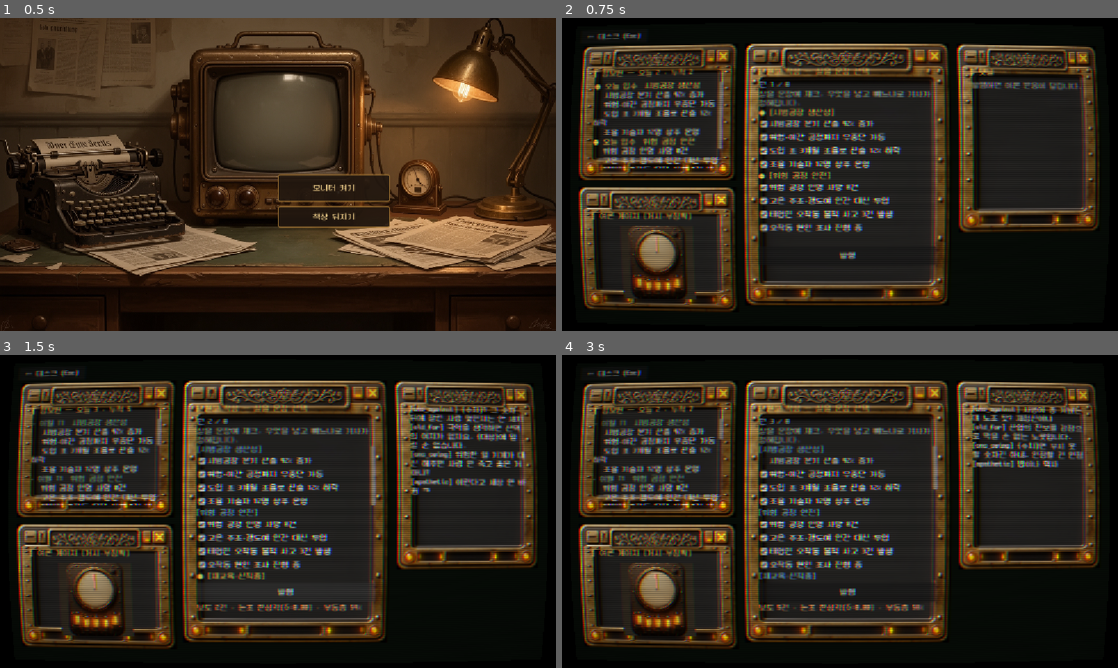
Above: before the commit, frames 1-4 (two rows, left to right).
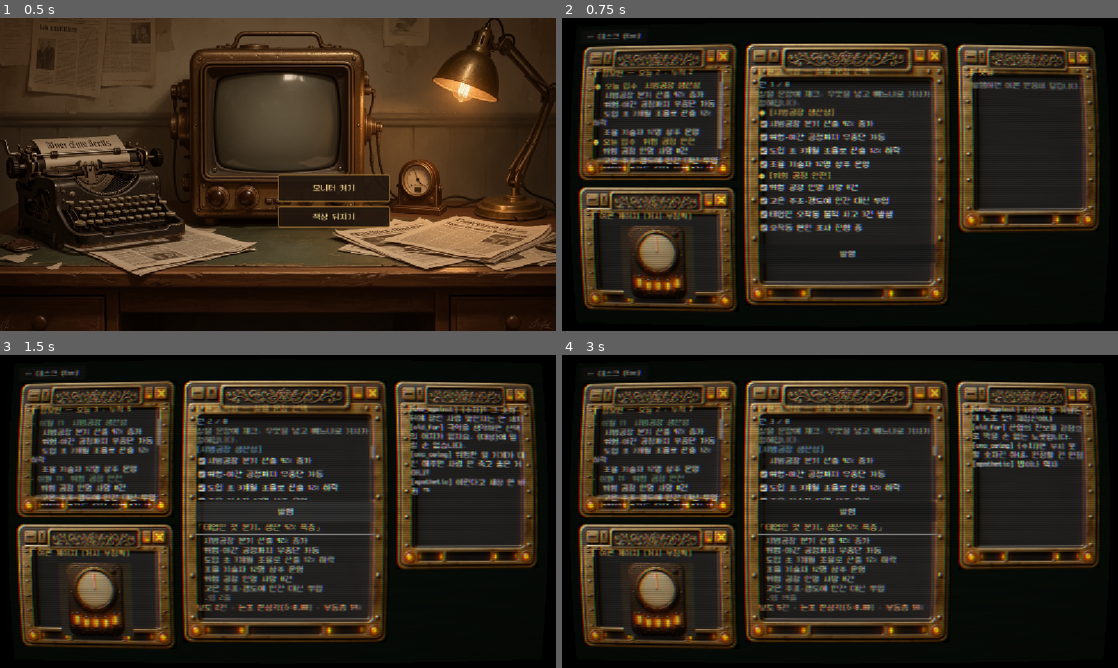
Above: after the commit, the same moments.

Repository: JiwonKim-kr/artificer-pipeline
Game: Godot game, scene res://scenes/main.tscn
Two runs of this game, one before a commit and one after it. Both use one fixed random seed, a clock stepped at 60 frames per second and the inputs below.
Inputs:
- Up to frame 1 (0.5 s): no input
- Up to frame 2 (0.75 s): click "모니터 켜기" at 0.5 s
- Up to frame 3 (1.5 s): click "발행" at 1.25 s
- Up to frame 4 (3 s): click "발행" at 2 s; click "시범공장 분기 산출 42% 증가" at 2.75 s

Frame 1 is identical in both runs. In frame 2, less than 0.1% of the frame differs, in the area x 35-68%, y 72-79%; in frame 3, 4.4%; in frame 4, 4.4%, in the area x 35-68%, y 32-79%.

Commit message:
[play build] P2 기사 렌더 — 발행 시 헤드라인 + 본문 카드
발행 결과를 상태줄 한 줄에서 기사 카드로 승격: 「헤드라인」 + 본문 5~6줄.
헤드라인 = 첫 보도 fact 의 headlines[논조](찬성각/중립/반대각, 데이터에 이미 존재).
본문 = 플레이어가 실은 블록 텍스트(등장 순서, 초과분 …외 N줄). 미보도면 안내 문구.
논조·δ·부동층 수치는 카드 하단 footer 로 유지. src/ui/main.gd만 수정, 창 배치 불변.
parity/turn/smoke PASS.

Co-Authored-By: Claude Opus 4.8 <noreply@anthropic.com>

Diff:
--- a/src/ui/main.gd
+++ b/src/ui/main.gd
@@ -50,6 +50,7 @@
 var _f16_shown: bool = false
 var _informant_body: VBoxContainer  # 정보원 패널 스크롤 본문(턴별 갱신 대상)
 var _informant_title: Label         # 정보원 패널 타이틀(오늘/누적 카운트 표시)
+var _article_box: VBoxContainer     # 발행 기사 카드(헤드라인+본문)
 
 func _ready() -> void:
 	set_anchors_and_offsets_preset(Control.PRESET_FULL_RECT)
@@ -340,6 +341,10 @@
 	vb.add_child(pub)
 	_pub_button = pub
 
+	# 기사 카드: 발행하면 헤드라인 + 본문(포함 블록)이 조립돼 뜬다(_render_article).
+	_article_box = VBoxContainer.new()
+	vb.add_child(_article_box)
+
 	_status_label = Label.new()
 	_status_label.add_theme_color_override("font_color", Color(1.0, 0.7, 0.5))
 	_status_label.autowrap_mode = TextServer.AUTOWRAP_WORD_SMART
@@ -440,9 +445,11 @@
 # ---------- 발행 ----------
 func _on_publish() -> void:
 	var included: Array = []
+	var included_texts: Array = []
 	for entry in _block_checks:
 		if (entry["cb"] as CheckBox).button_pressed:
 			included.append(entry["id"])
+			included_texts.append((entry["cb"] as CheckBox).text)  # 본문 조립용(발행 전 캡처)
 	var det_before: int = _tm.model.detections.size()
 	var result := _tm.publish({"included_ids": included})
 	article_published.emit()
@@ -453,6 +460,7 @@
 	_set_needle(float(snap["tvMacro"]))
 	var swing: float = float(snap["xs"]["sns_swing"])
 	var reported: Array = result["reported_facts"]
+	_render_article(reported, str(result["frame_label"]), included_texts)
 	var report_txt: String = "미보도" if reported.is_empty() else "보도 %d건" % reported.size()
 	_status_label.text = "%s · 논조 %s(δ=%.2f) · 부동층 %d%%" % [
 		report_txt, str(result["frame_label"]), float(result["distortion"]), int(round(swing * 100.0)),
@@ -474,6 +482,52 @@
 func _update_turn_label() -> void:
 	if _turn_label != null and _tm != null:
 		_turn_label.text = "턴 %d / %d" % [_tm.model.turn + 1, _tm.max_turns]
+
+## 발행된 기사를 [헤드라인] + 본문(포함 블록, 최대 6줄)으로 조립해 카드로 보여준다.
+## 헤드라인 = 첫 보도 fact 의 headlines[논조]. 본문 = 플레이어가 실은 문장들(등장 순서).
+func _render_article(reported: Array, frame_label: String, body_lines: Array) -> void:
+	if _article_box == null:
+		return
+	for c in _article_box.get_children():
+		c.queue_free()
+	if reported.is_empty():
+		var none := Label.new()
+		none.text = "(미보도 — 이번 턴 기사를 싣지 않았다)"
+		none.modulate = Color(0.72, 0.72, 0.62)
+		none.autowrap_mode = TextServer.AUTOWRAP_WORD_SMART
+		_article_box.add_child(none)
+		return
+	var facts: Dictionary = _tm.content.get("facts", {})
+	# 헤드라인: 첫 보도 fact 의 논조별 헤드라인(없으면 아무 논조나, 그래도 없으면 제목).
+	var headline := ""
+	for fid in reported:
+		var hs: Dictionary = (facts.get(fid, {}) as Dictionary).get("headlines", {})
+		if hs.has(frame_label):
+			headline = str(hs[frame_label]); break
+		elif not hs.is_empty():
+			headline = str(hs.values()[0]); break
+	if headline == "":
+		headline = str((facts.get(reported[0], {}) as Dictionary).get("title", ""))
+	var head := Label.new()
+	head.text = "「%s」" % headline
+	head.add_theme_color_override("font_color", Color(1.0, 0.86, 0.5))
+	head.autowrap_mode = TextServer.AUTOWRAP_WORD_SMART
+	_article_box.add_child(head)
+	var sep := HSeparator.new()
+	_article_box.add_child(sep)
+	# 본문 5~6줄(초과분은 …외 N줄).
+	var shown: int = mini(body_lines.size(), 6)
+	for i in shown:
+		var l := Label.new()
+		l.text = "  " + str(body_lines[i])
+		l.autowrap_mode = TextServer.AUTOWRAP_WORD_SMART
+		l.add_theme_color_override("font_color", Color(0.85, 0.88, 0.8))
+		_article_box.add_child(l)
+	if body_lines.size() > shown:
+		var more := Label.new()
+		more.text = "  …외 %d줄" % (body_lines.size() - shown)
+		more.modulate = Color(0.6, 0.6, 0.55)
+		_article_box.add_child(more)
 
 func _show_ending(ending: String, epi: String = "") -> void:
 	ending_reached.emit()
